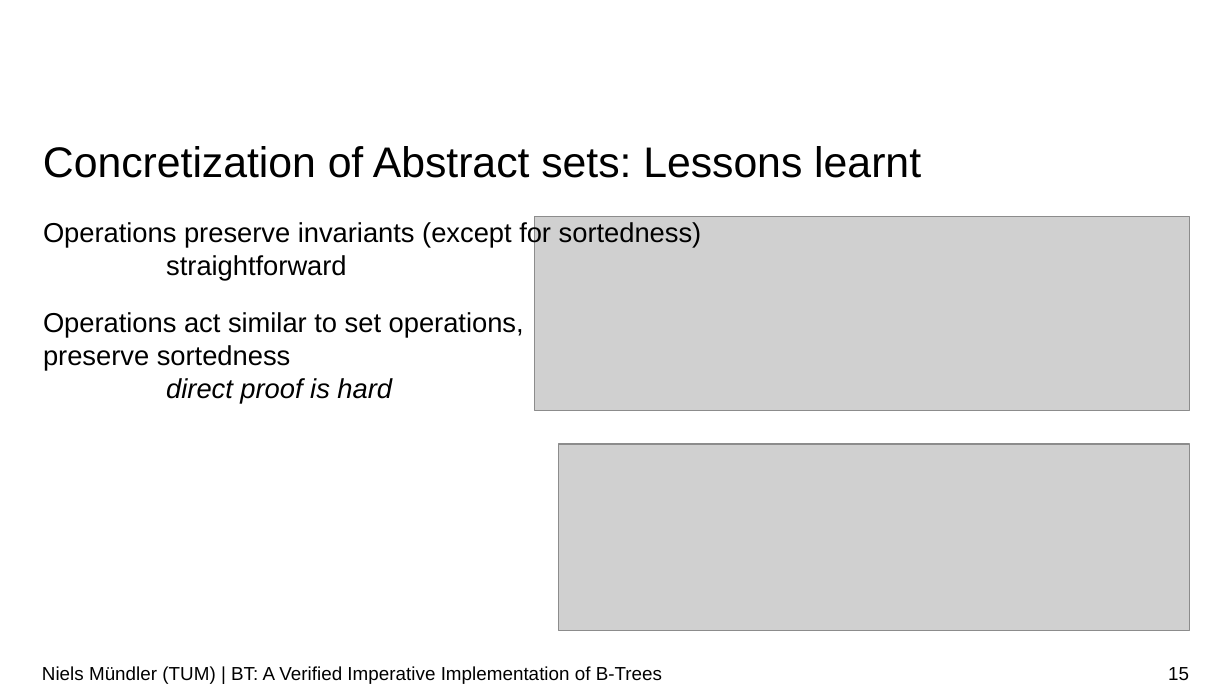
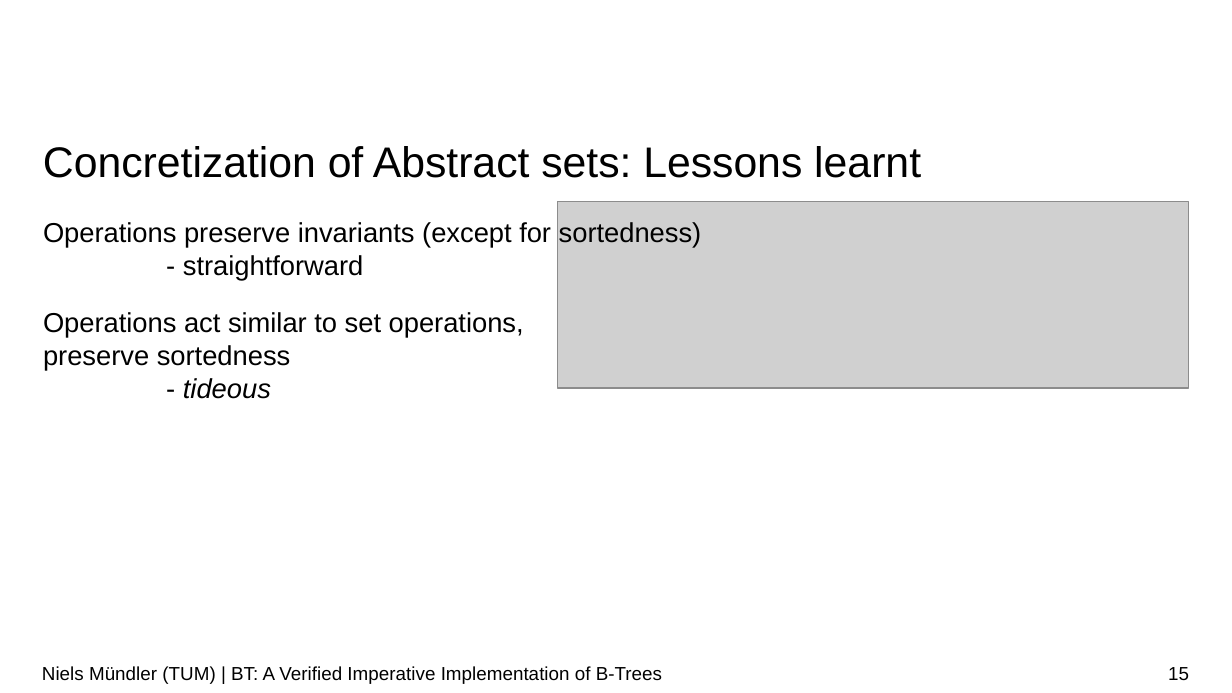
Before and after one commit to nielstron/btrees-thesis, a slide deck: slide 15 of colloqium.odp. Drawn at 1232x693 pixels with LibreOffice and Linux fonts; fonts in the diff are those of the drawing; grey boxes stand for pictures; background and template pictures are left out. Boxes give left, top, right and bottom in pixels: in the first picture for what was removed or moved away, otherwise in the second. Text is boxed around its words. In the diff, an @@ line names an element or a change of style, - is before the commit and + after.

```diff
--- a/colloqium.odp
+++ b/colloqium.odp
@@ picture: place and size @@
-picture at [535, 217, 1189, 410]
+picture at [558, 202, 1189, 388]
@@ text at [43, 222, 702, 399]: text changed @@
-Operations preserve invariants (except for sortedness)
-straightforward
-Operations act similar to set operations,
-preserve sortedness
-direct proof is hard
+Operations preserve invariants (except for sortedness)
+- straightforward
+Operations act similar to set operations,
+preserve sortedness
+- tideous
@@ picture removed at [559, 444, 1190, 630] @@
```
Also in this commit, not shown: 20 other slides changed, 5 slides added, 1 slide removed.
